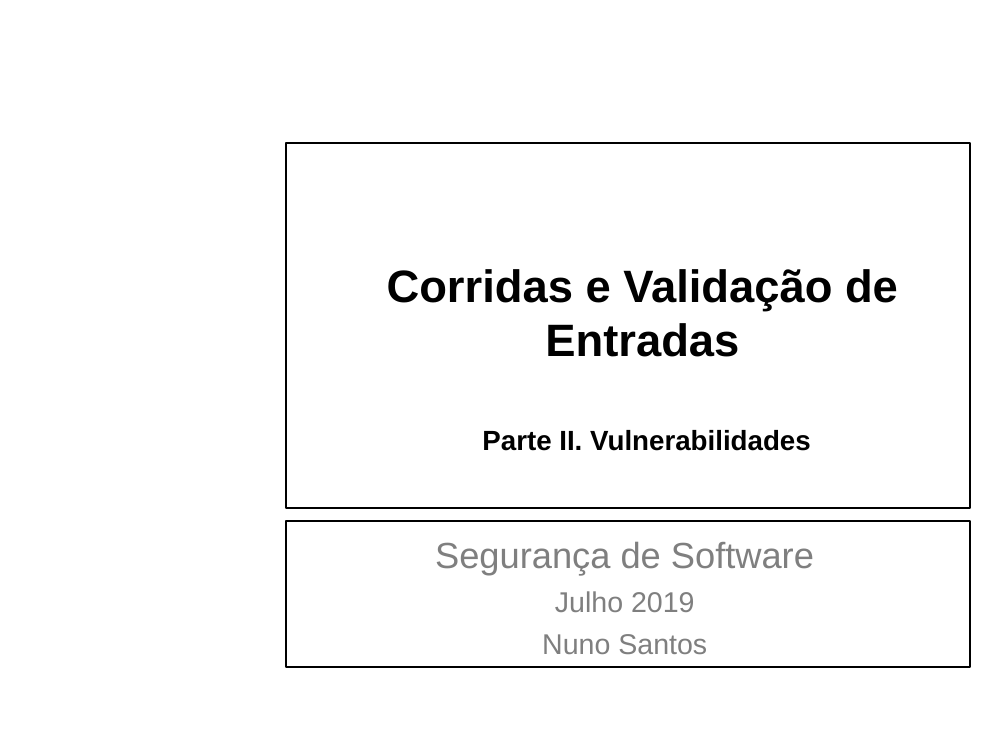
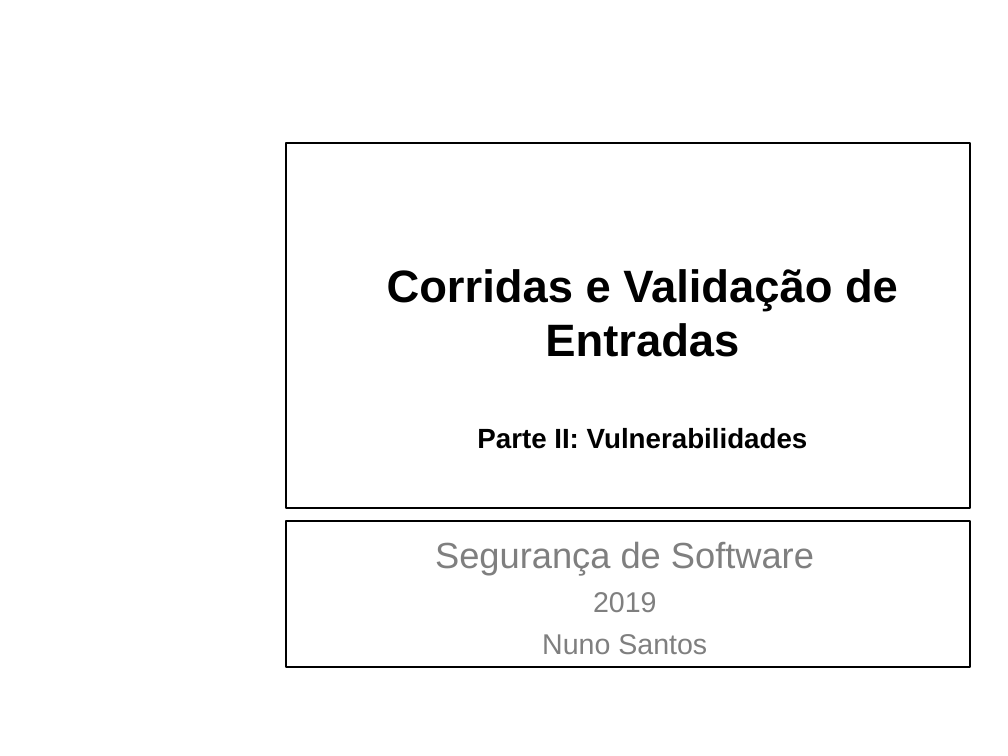
Before and after one commit to nuno-santos/acite2019, a slide deck: slide 1 of teoricas/acite2019-04-corridas_entradas.pptx. Drawn at 1008x756 pixels with LibreOffice and Linux fonts; fonts in the diff are those of the drawing; background and template pictures are left out. Boxes give left, top, right and bottom in pixels: in the first picture for what was removed or moved away, otherwise in the second. Text is boxed around its words. In the diff, an @@ line names an element or a change of style, - is before the commit and + after.

```diff
--- a/teoricas/acite2019-04-corridas_entradas.pptx
+++ b/teoricas/acite2019-04-corridas_entradas.pptx
@@ title at (387, 269, 898, 449): text changed @@
-Corridas e Validação de Entradas
-Parte II. Vulnerabilidades
+Corridas e Validação de Entradas
+Parte II: Vulnerabilidades
@@ subtitle at (593, 592, 657, 612): text changed @@
-Julho 2019
+2019
```
Also in this commit, not shown: 9 other slides changed, 11 slides added, 1 slide removed.
